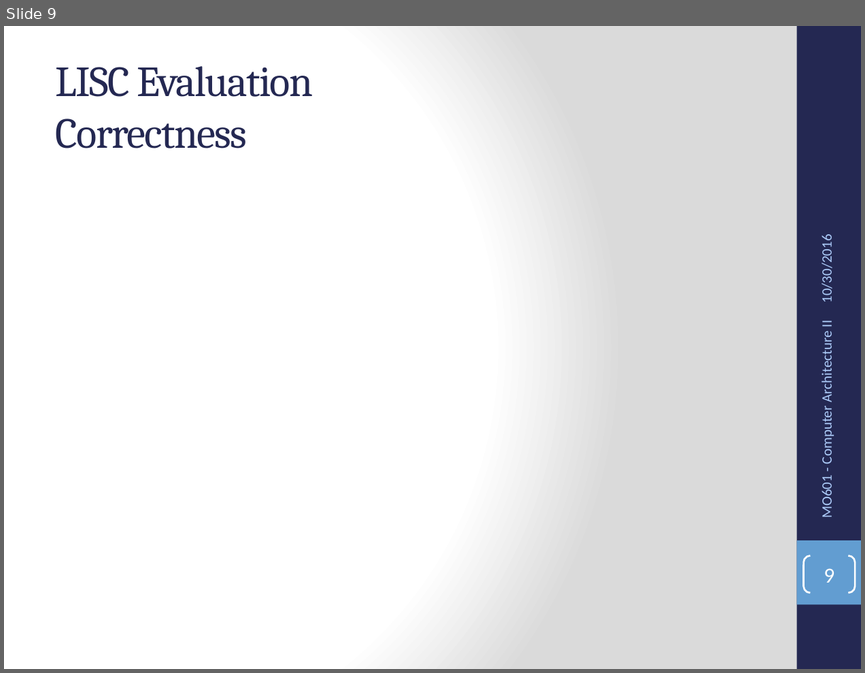
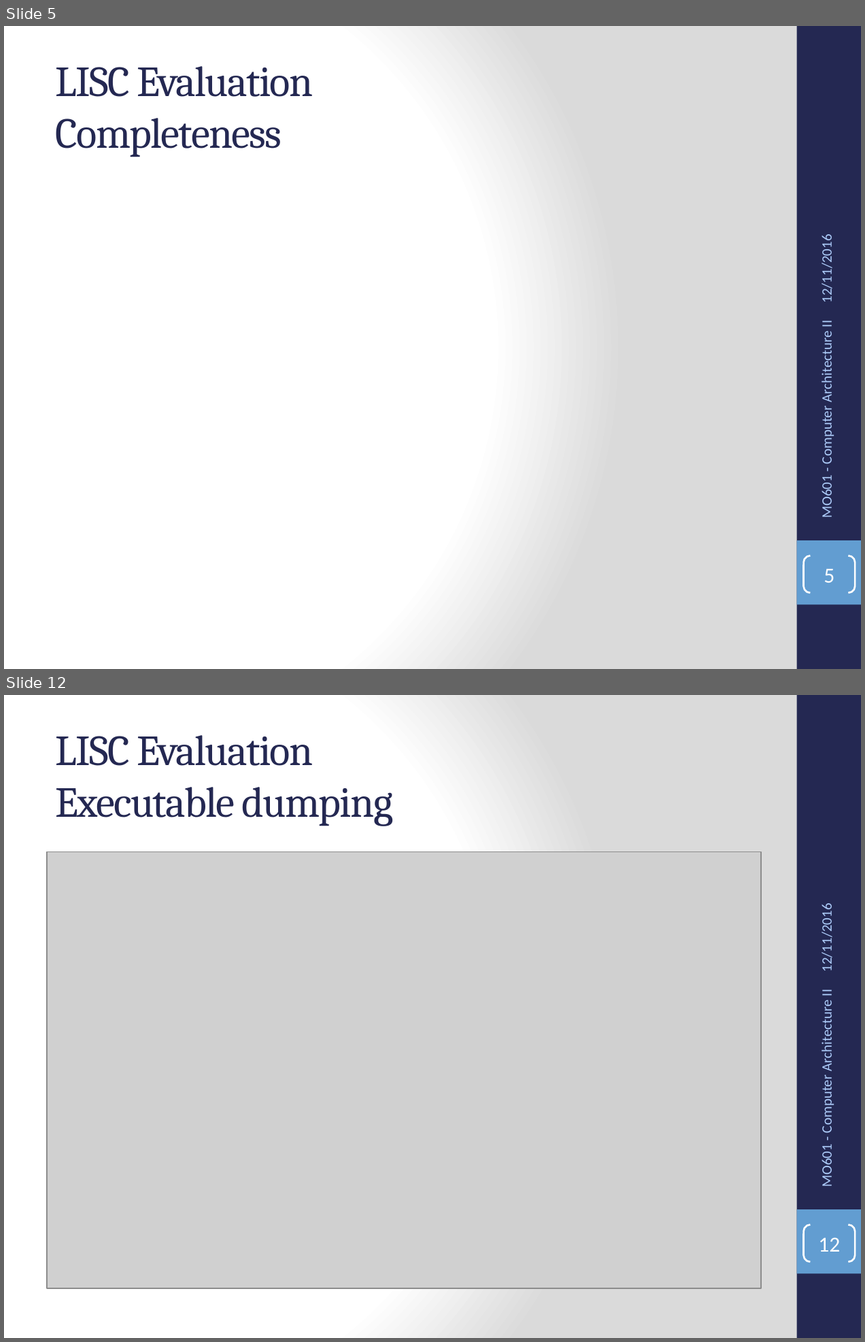
Before and after one commit to alberto-oliveira/mo601-projects, a slide deck: project4/presentation/mo601-project4-alberto-presentation.pptx. Shown one above the other, each under a label of ours: slide 9 before the commit, slides 5 and 12 after it; the slides between them are not shown. The pictures are 865x673 and 865x1342 pixels, drawn with LibreOffice and Linux fonts; fonts in the diff are those of the drawing; grey boxes stand for pictures. Boxes give left, top, right and bottom in pixels: in the first picture for what was removed or moved away, otherwise in the second. Text is boxed around its words. In the diff, an @@ line names an element or a change of style, - is before the commit and + after.

```diff
--- a/project4/presentation/mo601-project4-alberto-presentation.pptx
+++ b/project4/presentation/mo601-project4-alberto-presentation.pptx
@@ slide 12 added at (4,695,861,1338), background gradient #FFFFFF to #DADADA; not listed: 2 template elements that a slide beside it also shows @@
@@ title added at (56,735,393,826), 36 pt, text #242852 @@
+LISC Evaluation
+Executable dumping
@@ picture added at (47,852,761,1288) @@
@@ text added at (818,911,836,970), 12 pt, text #ACCBF9 @@
+12/11/2016
@@ text added at (818,990,836,1186), 12 pt, text #ACCBF9 @@
+MO601 - Computer Architecture II
@@ page number added at (804,1225,855,1261), outline #FFFFFF 1.5 pt, 18 pt, text #FFFFFF @@
+12
@@ what was slide 9 is now slide 5 @@
@@ slide 5 changed as well @@
@@ title at (56,66,313,157): text changed @@
-LISC Evaluation
-Correctness
+LISC Evaluation
+Completeness
@@ text at (818,242,836,301): text changed @@
-10/30/2016
+12/11/2016
@@ page number at (823,569,834,582): text changed @@
-9
+5
```
Also in this commit, not shown: 7 other slides changed, 9 other slides added, 3 slides removed, 1 other file.
